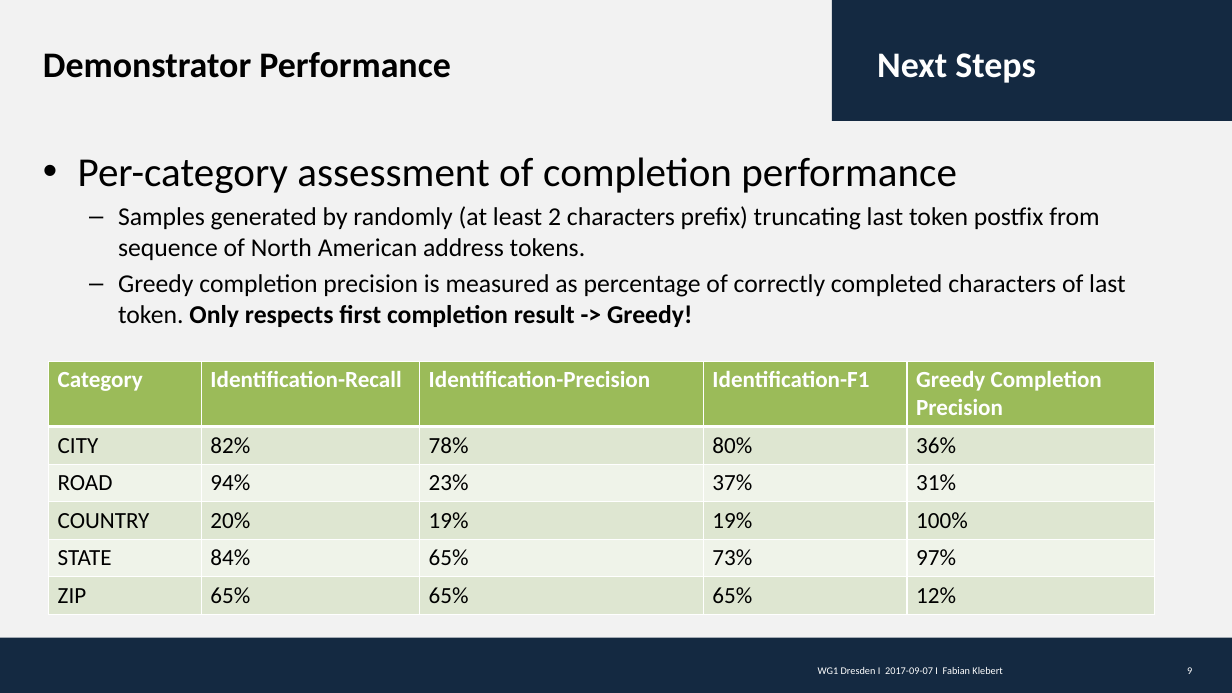
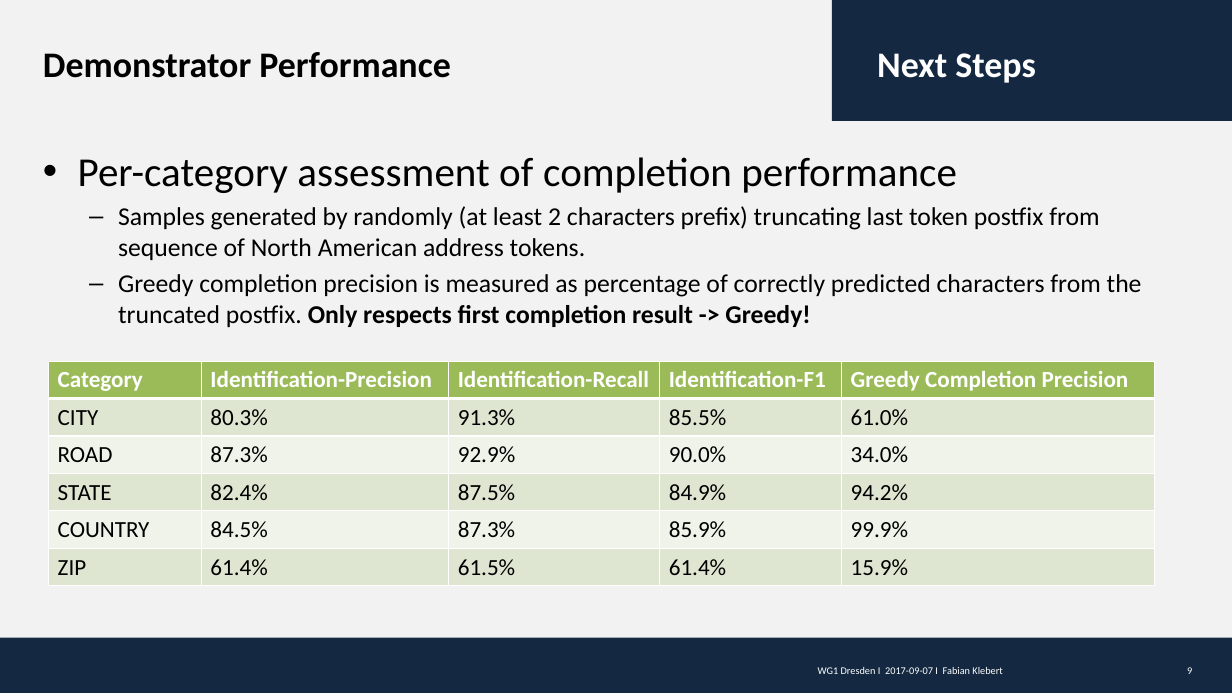
Before and after one commit to Klebert-Engineering/deep-spell-9, a slide deck: slide 9 of docs/20170926-WG1-KE-FTS_AutoSuggest_DeepSpell.pptx. Drawn at 1232x693 pixels with LibreOffice and Linux fonts; fonts in the diff are those of the drawing; background and template pictures are left out. Boxes give left, top, right and bottom in pixels: in the first picture for what was removed or moved away, otherwise in the second. Text is boxed around its words. In the diff, an @@ line names an element or a change of style, - is before the commit and + after.

```diff
--- a/docs/20170926-WG1-KE-FTS_AutoSuggest_DeepSpell.pptx
+++ b/docs/20170926-WG1-KE-FTS_AutoSuggest_DeepSpell.pptx
@@ text at [118, 274, 1142, 327]: text changed @@
-  – Greedy completion precision is measured as percentage of correctly completed characters of last token. Only respects first completion result -> Greedy!
+  – Greedy completion precision is measured as percentage of correctly predicted characters from the truncated postfix. Only respects first completion result -> Greedy!
@@ table at [48, 361, 1154, 586] @@
-row 1, column 2: Identification-Recall
+row 1, column 2: Identification-Precision
-row 1, column 3: Identification-Precision
+row 1, column 3: Identification-Recall
-row 2: CITY | 82% | 78% | 80% | 36%
+row 2: CITY | 80.3% | 91.3% | 85.5% | 61.0%
-row 3: ROAD | 94% | 23% | 37% | 31%
+row 3: ROAD | 87.3% | 92.9% | 90.0% | 34.0%
-row 4: COUNTRY | 20% | 19% | 19% | 100%
+row 4: STATE | 82.4% | 87.5% | 84.9% | 94.2%
-row 5: STATE | 84% | 65% | 73% | 97%
+row 5: COUNTRY | 84.5% | 87.3% | 85.9% | 99.9%
-row 6: ZIP | 65% | 65% | 65% | 12%
+row 6: ZIP | 61.4% | 61.5% | 61.4% | 15.9%
```
Also in this commit, not shown: 1 slide removed, 5 other files.
